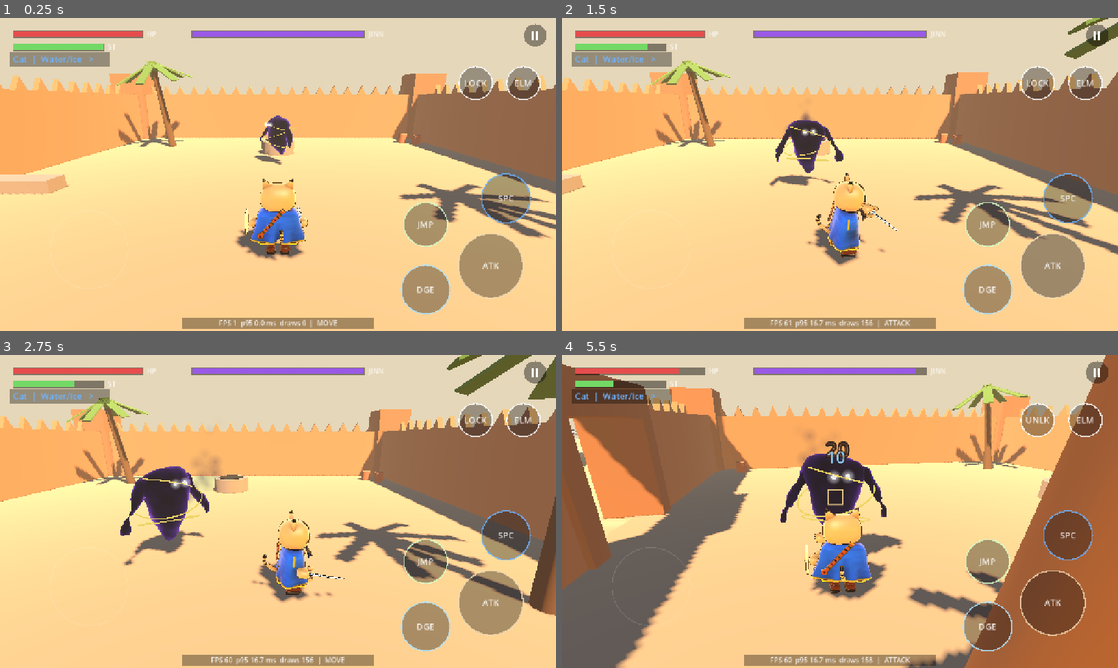
Above: before the commit, frames 1-4 (two rows, left to right).
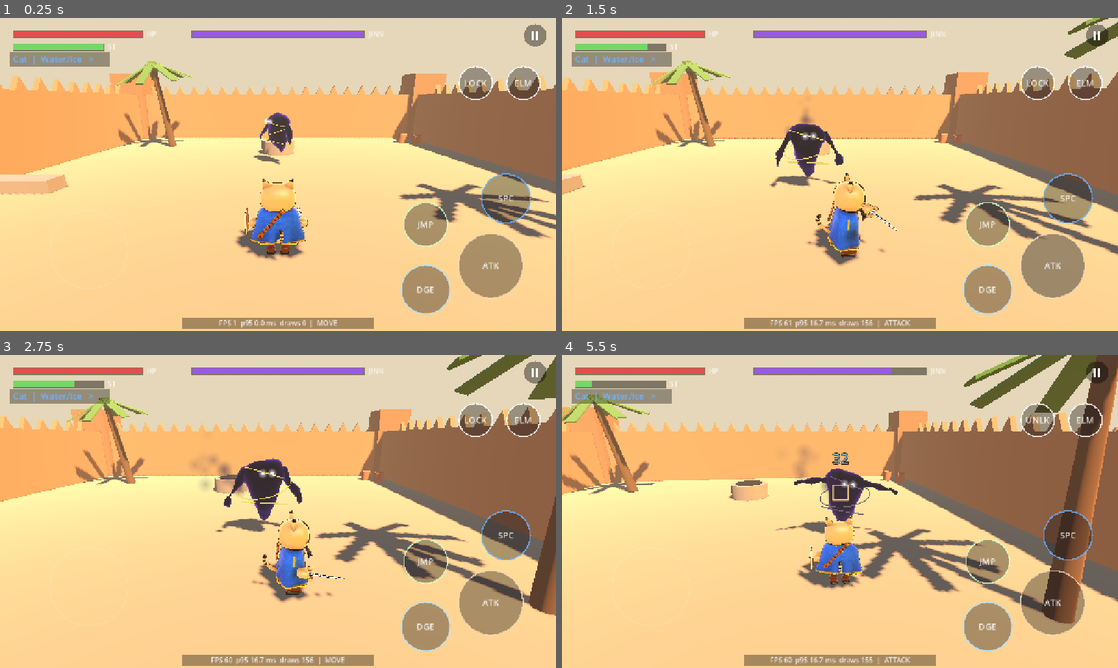
Above: after the commit, the same moments.

Repository: hafid753-rgb/desertgame
Game: Godot game, scene res://game/main.tscn
The game is run twice, just before and just after one commit, with the same random seed, the same clock (stepped at 60 frames per second) and the same inputs.
Inputs (mouse positions are in pixels of both pictures, inside the frame that each line leads up to):
- Up to frame 1 (0.25 s): no input
- Up to frame 2 (1.5 s): tap Enter at 0.5 s; move the mouse to (962, 158) at 0.52 s; hold D (move_right) 0.53-1.25 s; tap F (act) at 0.6 s; click (962, 158) at 0.67 s; tap Space (jump) at 0.77 s; drag from (728, 190) to (812, 237) at 1.27 s
- Up to frame 3 (2.75 s): move the mouse to (333, 442) at 2.02 s; hold D (move_right) from 2.03 s (still down); tap J (attack) at 2.1 s; tap F (act) at 2.3 s
- Up to frame 4 (5.5 s): release D (move_right) at 2.75 s; drag from (812, 574) to (673, 464) at 2.77 s; move the mouse to (1006, 558) at 3.52 s; hold A (move_left) 3.53-4.25 s; tap K (dodge) at 3.6 s; tap Space (jump) at 3.77 s; tap F (act) at 3.8, 5.3 s; drag from (673, 464) to (756, 433) at 4.27 s; move the mouse to (867, 511) at 5.02 s; hold S (move_back) from 5.03 s (still down); tap Tab (lock) at 5.1 s; click (867, 511) at 5.17 s

The runs differ from the first frame. In frame 1, 0.4% of the frame differs, in the area x 44-55%, y 30-72%; in frame 2, 0.8%; in frame 3, 4.4%; in frame 4, 55%, in the area x 0-100%, y 0-100%.

Commit message:
v1.2: mouths, bazin damask, soft shadows, richer daraa embroidery
- 'ω' mouths (hare gets a philtrum line), on open and closed eye sets
- Fabric shader: tone-on-tone bazin damask, quieter rim and sheen
- Softer sun shadows (shadow_blur 2.5)
- Daraa: lozenge chains along the V, back neck arch and medallion
- Aghar back: leather with grip strap and crossing thongs

Co-Authored-By: Claude Opus 5.5 <noreply@anthropic.com>
Claude-Session: https://claude.ai/code/session_01FJKj7YND72GBSTHM8TTJ61

Diff:
--- a/game/art/character_art.gd
+++ b/game/art/character_art.gd
@@ -46,7 +46,7 @@
 ##   leather a little sheen and a soft highlight
 const PRESETS := {
 	"skin": {"spec_strength": 0.16, "spec_power": 22.0, "spec_sharp": 0.0, "sheen_strength": 0.0, "rim_strength": 0.4},
-	"fabric": {"spec_strength": 0.0, "spec_power": 8.0, "spec_sharp": 0.0, "sheen_strength": 0.28, "rim_strength": 0.25},
+	"fabric": {"spec_strength": 0.0, "spec_power": 8.0, "spec_sharp": 0.0, "sheen_strength": 0.1, "rim_strength": 0.12, "damask_strength": 0.12},
 	"gloss": {"spec_strength": 0.9, "spec_power": 90.0, "spec_sharp": 1.0, "sheen_strength": 0.0, "rim_strength": 0.2},
 	"leather": {"spec_strength": 0.22, "spec_power": 30.0, "spec_sharp": 0.4, "sheen_strength": 0.1, "rim_strength": 0.25},
 }
--- a/game/main.gd
+++ b/game/main.gd
@@ -90,6 +90,7 @@
 	sun.light_color = Color(1.0, 0.86, 0.67)
 	sun.light_energy = 0.85
 	sun.shadow_enabled = true
+	sun.shadow_blur = 2.5
 	sun.directional_shadow_mode = DirectionalLight3D.SHADOW_ORTHOGONAL
 	sun.directional_shadow_max_distance = 40.0
 	add_child(sun)
--- a/tools/portrait.gd
+++ b/tools/portrait.gd
@@ -17,6 +17,7 @@
 	sun.rotation = Vector3(deg_to_rad(-45), deg_to_rad(30), 0)
 	sun.light_energy = 0.85
 	sun.shadow_enabled = true
+	sun.shadow_blur = 2.5
 	root.add_child(sun)
 	var env := Environment.new()
 	var sky := Sky.new()
Not shown, changed: export_presets.cfg
Binary file changed: game/art/characters/cat.glb
Binary file changed: game/art/characters/equipment.glb
Binary file changed: game/art/characters/fennec.glb
Binary file changed: game/art/characters/jinn.glb
Binary file changed: game/art/characters/rabbit.glb
Not shown, changed: game/shaders/toon_common.gdshaderinc
